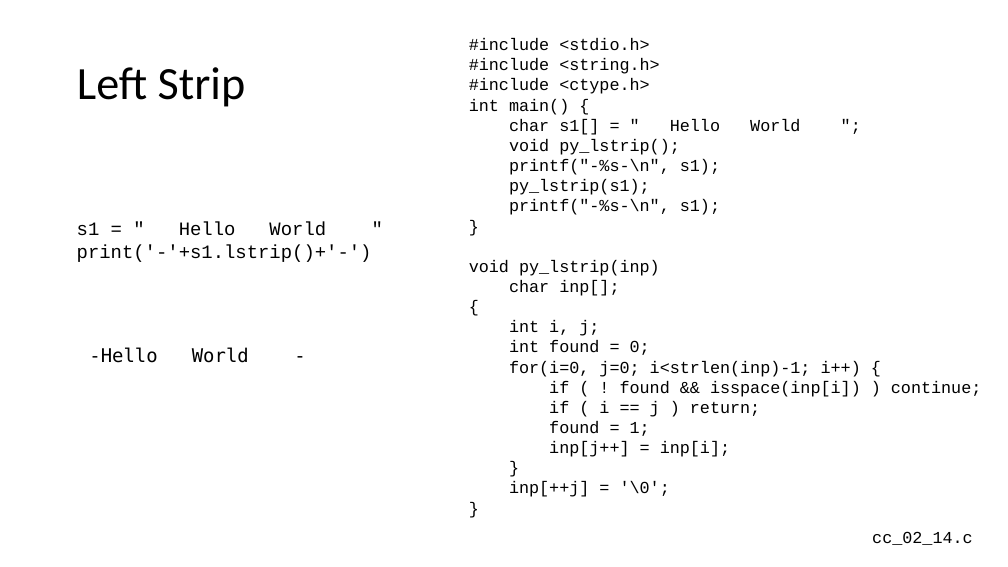
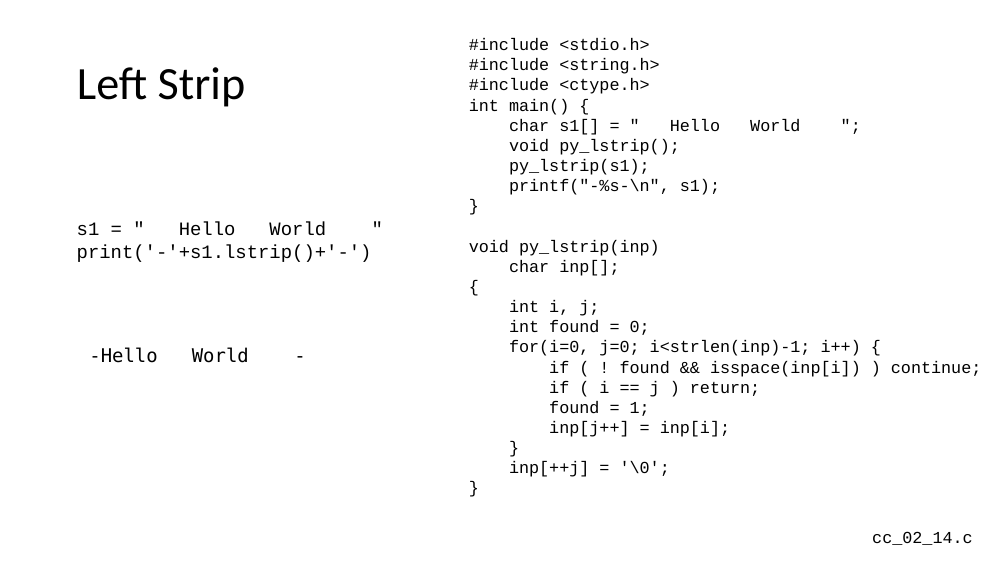
Before and after one commit to csev/cc4e, a slide deck: slide 25 of lectures/CC-02-Python.pptx. Drawn at 1008x567 pixels with LibreOffice and Linux fonts; fonts in the diff are those of the drawing. Boxes give left, top, right and bottom in pixels: in the first picture for what was removed or moved away, otherwise in the second. Text is boxed around its words. In the diff, an @@ line names an element or a change of style, - is before the commit and + after.

```diff
--- a/lectures/CC-02-Python.pptx
+++ b/lectures/CC-02-Python.pptx
@@ text at box(509, 159, 720, 175): paragraph removed @@
-printf("-%s-\n", s1);
```
Also in this commit, not shown: 1 other slide changed, 1 other file.
